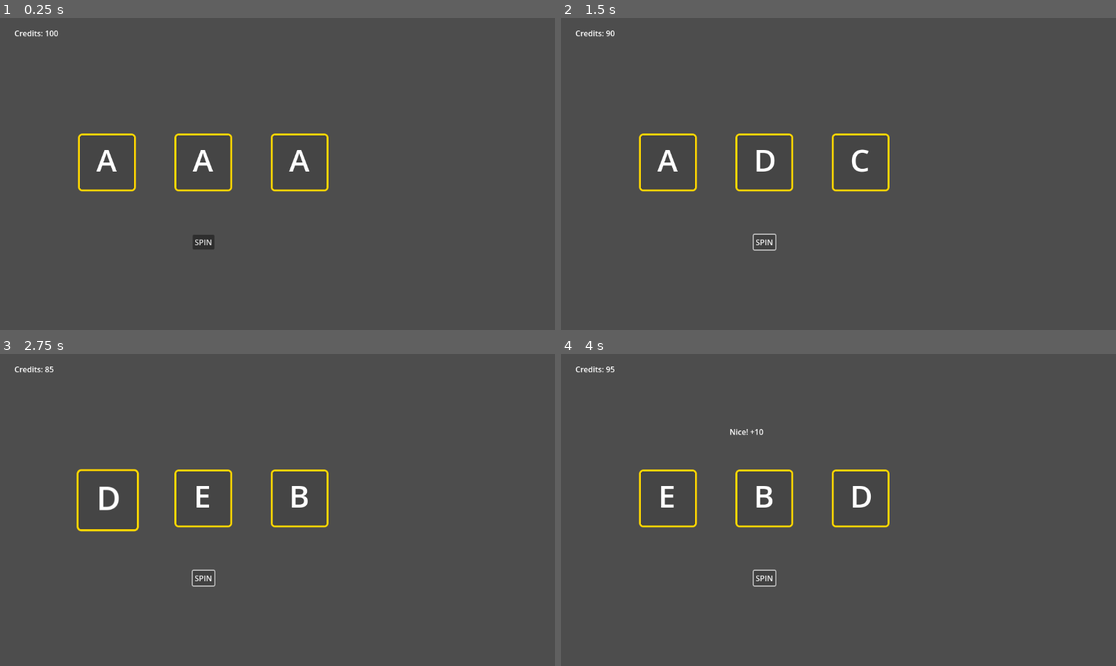
Above: before the commit, frames 1-4 (two rows, left to right).
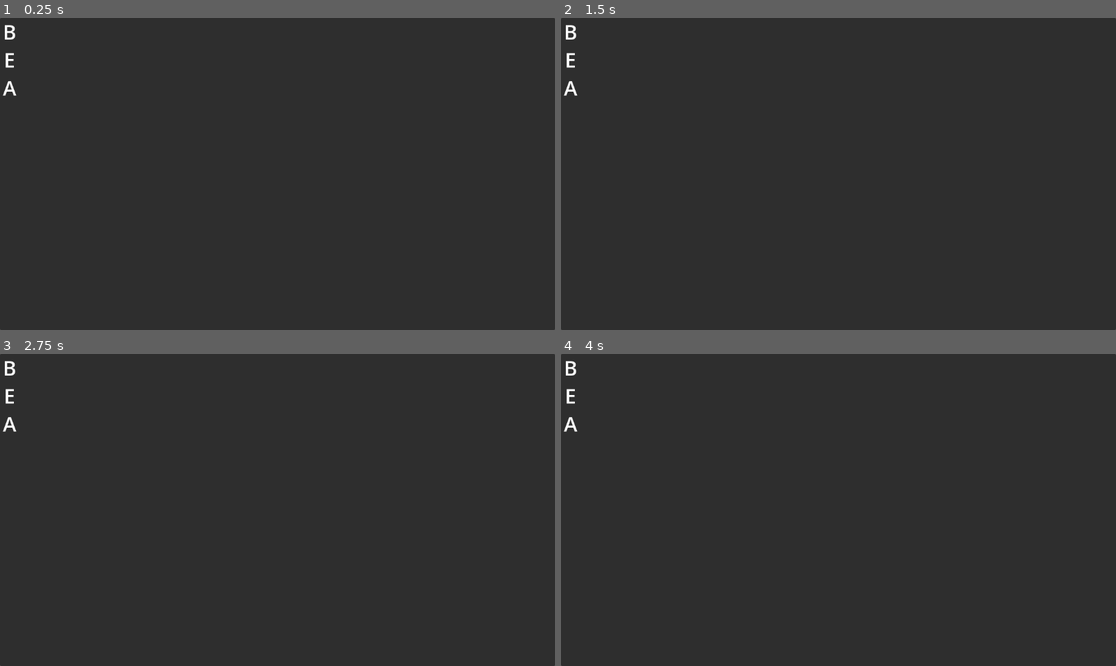
Above: after the commit, the same moments.

Repository: dimitrios-git/slotmachine
Game: Godot game, scene res://reel.tscn
Same seed, same stepped clock (60 frames per second), same inputs: the game is played once before the commit and once after it. Before the commit the project starts from res://scenes/main.tscn.
Inputs (mouse positions are in pixels of both pictures, inside the frame that each line leads up to):
- Up to frame 1 (0.25 s): no input
- Up to frame 2 (1.5 s): click (766, 242) at 0.5 s, where only the run before the commit has a clickable "SPIN"; click (766, 242) at 1.25 s, where only the run before the commit has a clickable "SPIN"
- Up to frame 3 (2.75 s): click (205, 578) at 2 s, where only the run before the commit has a clickable "SPIN"
- Up to frame 4 (4 s): no input

The runs differ from the first frame. In frame 1, 95% of the frame differs, in the area x 0-100%, y 0-100%; in frame 2, 95%; in frame 3, 95%; in frame 4, 95%.

Commit message:
Recreate project

Diff:
--- /dev/null
+++ b/main.gd
@@ -0,0 +1,53 @@
+extends Node2D
+
+var credits: int = 100
+var spin_cost: int = 5
+
+@onready var reel1 = $Reel1
+@onready var reel2 = $Reel2
+@onready var reel3 = $Reel3
+
+@onready var spin_button: Button = $SpinButton
+@onready var credits_label: Label = $CreditsLabel
+@onready var result_label: Label = $ResultLabel
+
+func _ready():
+	update_ui()
+	spin_button.pressed.connect(_on_spin_button_pressed)
+
+func update_ui():
+	credits_label.text = "Credits: %d" % credits
+
+func _on_spin_button_pressed():
+	if credits < spin_cost:
+		result_label.text = "Not enough credits!"
+		return
+
+	# Pay for spin
+	credits -= spin_cost
+	update_ui()
+	result_label.text = ""
+
+	# Randomize all reels
+	reel1.set_random_symbols()
+	reel2.set_random_symbols()
+	reel3.set_random_symbols()
+
+	# Read the 3 center symbols
+	var s1: String = reel1.get_center_symbol()
+	var s2: String = reel2.get_center_symbol()
+	var s3: String = reel3.get_center_symbol()
+
+	evaluate_spin(s1, s2, s3)
+
+func evaluate_spin(s1: String, s2: String, s3: String):
+	if s1 == s2 and s2 == s3:
+		credits += 50
+		result_label.text = "JACKPOT! +50"
+	elif s1 == s2 or s2 == s3 or s1 == s3:
+		credits += 10
+		result_label.text = "Nice! +10"
+	else:
+		result_label.text = "No win."
+
+	update_ui()
--- /dev/null
+++ b/main.tscn
@@ -0,0 +1,45 @@
+[gd_scene load_steps=3 format=3 uid="uid://7u2ie6actdx5"]
+
+[ext_resource type="Script" uid="uid://dcm6r0bm0gnn2" path="res://main.gd" id="1_0xm2m"]
+[ext_resource type="PackedScene" uid="uid://dr8ueyfu2v4ly" path="res://reel.tscn" id="1_ig7tw"]
+
+[node name="Main" type="Node2D"]
+script = ExtResource("1_0xm2m")
+
+[node name="Reel1" parent="." instance=ExtResource("1_ig7tw")]
+offset_left = 20.0
+offset_top = 80.0
+offset_right = 100.0
+offset_bottom = 260.0
+
+[node name="Reel2" parent="." instance=ExtResource("1_ig7tw")]
+offset_left = 120.0
+offset_top = 80.0
+offset_right = 200.0
+offset_bottom = 260.0
+
+[node name="Reel3" parent="." instance=ExtResource("1_ig7tw")]
+offset_left = 220.0
+offset_top = 80.0
+offset_right = 300.0
+offset_bottom = 260.0
+
+[node name="SpinButton" type="Button" parent="."]
+offset_left = 20.0
+offset_top = 280.0
+offset_right = 300.0
+offset_bottom = 311.0
+text = "SPIN"
+
+[node name="CreditsLabel" type="Label" parent="."]
+offset_left = 30.0
+offset_top = 30.0
+offset_right = 121.0
+offset_bottom = 53.0
+text = "Credits: 100"
+
+[node name="ResultLabel" type="Label" parent="."]
+offset_left = 180.0
+offset_top = 30.0
+offset_right = 220.0
+offset_bottom = 53.0
--- a/project.godot
+++ b/project.godot
@@ -10,8 +10,8 @@
 
 [application]
 
-config/name="SlotMachine"
-run/main_scene="uid://cf30n2u4yqfdy"
+config/name="slotmachine"
+run/main_scene="uid://dr8ueyfu2v4ly"
 config/features=PackedStringArray("4.5", "GL Compatibility")
 config/icon="res://icon.svg"
 
--- /dev/null
+++ b/reel.gd
@@ -0,0 +1,26 @@
+extends Control
+
+# Symbols Reel can choose from
+var symbols: Array[String] = ["A", "B", "C", "D", "E"]
+
+# Reference to container holding the 3 rows
+@onready var rows: VBoxContainer = $Frame/Rows
+
+func _ready():
+	# Optional: randomize once at startup
+	set_random_symbols()
+
+func set_random_symbols():
+	# For each child in Rows (Row0, Row1, Row2)
+	for child in rows.get_children():
+		if child is Label:
+			var s := symbols[randi() % symbols.size()]
+			child.text = s
+
+func get_center_symbol() -> String:
+	# Row1 is the middle row
+	if rows.get_child_count() >= 2:
+		var child := rows.get_child(1)
+		if child is Label:
+			return child.text
+	return ""
--- /dev/null
+++ b/reel.tscn
@@ -0,0 +1,49 @@
+[gd_scene load_steps=2 format=3 uid="uid://dr8ueyfu2v4ly"]
+
+[ext_resource type="Script" uid="uid://bbfyde0wp24ri" path="res://reel.gd" id="1_yu7nf"]
+
+[node name="Reel" type="Control"]
+custom_minimum_size = Vector2(80, 180)
+layout_mode = 3
+anchors_preset = 15
+anchor_right = 1.0
+anchor_bottom = 1.0
+grow_horizontal = 2
+grow_vertical = 2
+script = ExtResource("1_yu7nf")
+
+[node name="Frame" type="Panel" parent="."]
+layout_mode = 1
+anchors_preset = 15
+anchor_right = 1.0
+anchor_bottom = 1.0
+grow_horizontal = 2
+grow_vertical = 2
+
+[node name="Rows" type="VBoxContainer" parent="Frame"]
+layout_mode = 0
+offset_right = 40.0
+offset_bottom = 135.0
+theme_override_constants/separation = 0
+alignment = 1
+
+[node name="Row0" type="Label" parent="Frame/Rows"]
+layout_mode = 2
+theme_override_font_sizes/font_size = 42
+text = "A"
+horizontal_alignment = 1
+vertical_alignment = 1
+
+[node name="Row1" type="Label" parent="Frame/Rows"]
+layout_mode = 2
+theme_override_font_sizes/font_size = 42
+text = "B"
+horizontal_alignment = 1
+vertical_alignment = 1
+
+[node name="Row2" type="Label" parent="Frame/Rows"]
+layout_mode = 2
+theme_override_font_sizes/font_size = 42
+text = "C"
+horizontal_alignment = 1
+vertical_alignment = 1
--- a/scenes/main.tscn
+++ /dev/null
@@ -1,38 +0,0 @@
-[gd_scene load_steps=3 format=3 uid="uid://cf30n2u4yqfdy"]
-
-[ext_resource type="Script" uid="uid://buimde5i5h68s" path="res://scripts/main.gd" id="1_0wfyh"]
-[ext_resource type="PackedScene" uid="uid://b8i664sk8rr5d" path="res://scenes/reel.tscn" id="1_o5qli"]
-
-[node name="Main" type="Node2D"]
-script = ExtResource("1_0wfyh")
-
-[node name="Reel1" parent="." instance=ExtResource("1_o5qli")]
-position = Vector2(200, 250)
-
-[node name="Reel2" parent="." instance=ExtResource("1_o5qli")]
-position = Vector2(400, 250)
-
-[node name="Reel3" parent="." instance=ExtResource("1_o5qli")]
-position = Vector2(600, 250)
-
-[node name="SpinButton" type="Button" parent="."]
-offset_left = 400.0
-offset_top = 450.0
-offset_right = 445.0
-offset_bottom = 481.0
-text = "SPIN"
-
-[node name="CreditsLabel" type="Label" parent="."]
-offset_left = 30.0
-offset_top = 20.0
-offset_right = 121.0
-offset_bottom = 43.0
-text = "Credits: 100"
-
-[node name="ResultLabel" type="Label" parent="."]
-offset_left = 350.0
-offset_top = 150.0
-offset_right = 390.0
-offset_bottom = 173.0
-
-[connection signal="pressed" from="SpinButton" to="." method="_on_spin_button_pressed"]
--- a/scenes/reel.tscn
+++ /dev/null
@@ -1,165 +0,0 @@
-[gd_scene load_steps=8 format=3 uid="uid://b8i664sk8rr5d"]
-
-[ext_resource type="Script" uid="uid://c0t43t00ywl7m" path="res://scripts/reel.gd" id="1_i1htg"]
-
-[sub_resource type="StyleBoxFlat" id="StyleBoxFlat_i1htg"]
-bg_color = Color(0, 0, 0, 0.09803922)
-border_width_left = 4
-border_width_top = 4
-border_width_right = 4
-border_width_bottom = 4
-border_color = Color(1, 0.84313726, 0, 1)
-corner_radius_top_left = 8
-corner_radius_top_right = 8
-corner_radius_bottom_right = 8
-corner_radius_bottom_left = 8
-
-[sub_resource type="Animation" id="Animation_rjasv"]
-length = 0.1
-loop_mode = 1
-tracks/0/type = "value"
-tracks/0/imported = false
-tracks/0/enabled = true
-tracks/0/path = NodePath("Frame:theme_override_styles/panel:border_color")
-tracks/0/interp = 1
-tracks/0/loop_wrap = true
-tracks/0/keys = {
-"times": PackedFloat32Array(0),
-"transitions": PackedFloat32Array(1),
-"update": 0,
-"values": [Color(1, 0.84313726, 0, 1)]
-}
-tracks/1/type = "value"
-tracks/1/imported = false
-tracks/1/enabled = true
-tracks/1/path = NodePath(".:scale")
-tracks/1/interp = 1
-tracks/1/loop_wrap = true
-tracks/1/keys = {
-"times": PackedFloat32Array(0),
-"transitions": PackedFloat32Array(1),
-"update": 0,
-"values": [Vector2(1.15, 1.15)]
-}
-
-[sub_resource type="Animation" id="Animation_i1htg"]
-resource_name = "spin"
-length = 0.1
-loop_mode = 1
-tracks/0/type = "value"
-tracks/0/imported = false
-tracks/0/enabled = true
-tracks/0/path = NodePath("SymbolLabel:text")
-tracks/0/interp = 1
-tracks/0/loop_wrap = true
-tracks/0/keys = {
-"times": PackedFloat32Array(0),
-"transitions": PackedFloat32Array(1),
-"update": 1,
-"values": ["A"]
-}
-tracks/1/type = "value"
-tracks/1/imported = false
-tracks/1/enabled = true
-tracks/1/path = NodePath("SymbolLabel:text")
-tracks/1/interp = 1
-tracks/1/loop_wrap = true
-tracks/1/keys = {
-"times": PackedFloat32Array(0.03),
-"transitions": PackedFloat32Array(1),
-"update": 1,
-"values": ["B"]
-}
-tracks/2/type = "value"
-tracks/2/imported = false
-tracks/2/enabled = true
-tracks/2/path = NodePath("SymbolLabel:text")
-tracks/2/interp = 1
-tracks/2/loop_wrap = true
-tracks/2/keys = {
-"times": PackedFloat32Array(0.06),
-"transitions": PackedFloat32Array(1),
-"update": 1,
-"values": ["C"]
-}
-tracks/3/type = "value"
-tracks/3/imported = false
-tracks/3/enabled = true
-tracks/3/path = NodePath("SymbolLabel:text")
-tracks/3/interp = 1
-tracks/3/loop_wrap = true
-tracks/3/keys = {
-"times": PackedFloat32Array(0.1),
-"transitions": PackedFloat32Array(1),
-"update": 1,
-"values": ["D"]
-}
-
-[sub_resource type="Animation" id="Animation_anvlj"]
-resource_name = "glow"
-length = 0.25
-tracks/0/type = "value"
-tracks/0/imported = false
-tracks/0/enabled = true
-tracks/0/path = NodePath("Frame:theme_override_styles/panel:border_color")
-tracks/0/interp = 1
-tracks/0/loop_wrap = true
-tracks/0/keys = {
-"times": PackedFloat32Array(0, 0.125, 0.25),
-"transitions": PackedFloat32Array(1, 1, 1),
-"update": 1,
-"values": [Color(1, 0.84313726, 0, 1), Color(1, 1, 1, 1), Color(1, 0.84313726, 0, 1)]
-}
-
-[sub_resource type="Animation" id="Animation_l1pci"]
-resource_name = "bounce"
-length = 0.2
-tracks/0/type = "value"
-tracks/0/imported = false
-tracks/0/enabled = true
-tracks/0/path = NodePath(".:scale")
-tracks/0/interp = 1
-tracks/0/loop_wrap = true
-tracks/0/keys = {
-"times": PackedFloat32Array(0, 0.1, 0.2),
-"transitions": PackedFloat32Array(1, 1, 1),
-"update": 0,
-"values": [Vector2(1.0, 1.0), Vector2(1.15, 1.15), Vector2(1.0, 1.0)]
-}
-
-[sub_resource type="AnimationLibrary" id="AnimationLibrary_anvlj"]
-_data = {
-&"RESET": SubResource("Animation_rjasv"),
-&"bounce": SubResource("Animation_l1pci"),
-&"glow": SubResource("Animation_anvlj"),
-&"spin": SubResource("Animation_i1htg")
-}
-
-[node name="Reel" type="Node2D"]
-scale = Vector2(1.0, 1.0)
-script = ExtResource("1_i1htg")
-
-[node name="Frame" type="Panel" parent="."]
-offset_left = -38.0
-offset_top = -10.0
-offset_right = 82.0
-offset_bottom = 110.0
-theme_override_styles/panel = SubResource("StyleBoxFlat_i1htg")
-metadata/_edit_use_anchors_ = true
-
-[node name="SymbolLabel" type="Label" parent="."]
-offset_right = 40.0
-offset_bottom = 23.0
-size_flags_horizontal = 3
-size_flags_vertical = 3
-theme_override_colors/font_color = Color(1, 1, 1, 1)
-theme_override_font_sizes/font_size = 64
-text = "A"
-horizontal_alignment = 1
-vertical_alignment = 1
-metadata/_edit_use_anchors_ = true
-
-[node name="AnimationPlayer" type="AnimationPlayer" parent="."]
-libraries = {
-&"": SubResource("AnimationLibrary_anvlj")
-}
--- a/scripts/main.gd
+++ /dev/null
@@ -1,56 +0,0 @@
-extends Node2D
-
-var credits = 100
-var spin_cost = 5
-
-@onready var reel1 = $Reel1
-@onready var reel2 = $Reel2
-@onready var reel3 = $Reel3
-
-@onready var spin_button = $SpinButton
-@onready var credits_label = $CreditsLabel
-@onready var result_label = $ResultLabel
-
-func _ready():
-	update_ui()
-
-func update_ui():
-	credits_label.text = "Credits: %s" % credits
-
-func _on_spin_button_pressed():
-	if credits < spin_cost:
-		result_label.text = "Not enough credits!"
-		return
-
-	credits -= spin_cost
-	update_ui()
-	result_label.text = ""
-
-	# Start reels one by one
-	reel1.spin()
-	await get_tree().create_timer(0.2).timeout
-	reel2.spin()
-	await get_tree().create_timer(0.2).timeout
-	reel3.spin()
-
-	# Stop reels one by one
-	await get_tree().create_timer(1.0).timeout
-	var s1 = reel1.stop()
-	await get_tree().create_timer(0.5).timeout
-	var s2 = reel2.stop()
-	await get_tree().create_timer(0.5).timeout
-	var s3 = reel3.stop()
-
-	evaluate_spin(s1, s2, s3)
-
-func evaluate_spin(s1, s2, s3):
-	if s1 == s2 and s2 == s3:
-		credits += 50
-		result_label.text = "JACKPOT! +50"
-	elif s1 == s2 or s2 == s3 or s1 == s3:
-		credits += 10
-		result_label.text = "Nice! +10"
-	else:
-		result_label.text = "No win."
-
-	update_ui()
--- a/scripts/reel.gd
+++ /dev/null
@@ -1,27 +0,0 @@
-extends Node2D
-
-var symbols = ["A", "B", "C", "D", "E"]
-var current_symbol = "A"
-var spinning = false
-
-@onready var label = $SymbolLabel
-@onready var anim = $AnimationPlayer
-
-func _ready():
-	label.text = current_symbol
-
-func spin():
-	spinning = true
-	anim.play("spin")
-
-func stop():
-	spinning = false
-	anim.stop() # stop spin animation
-	current_symbol = symbols.pick_random()
-	label.text = current_symbol
-
-	# effects
-	anim.play("glow")
-	anim.play("bounce")
-
-	return current_symbol
Not shown, changed: icon.svg.import
Not shown, added: main.gd.uid
Not shown, added: reel.gd.uid
Not shown, removed: scripts/main.gd.uid
Not shown, removed: scripts/reel.gd.uid
Not shown, changed: .gitignore
